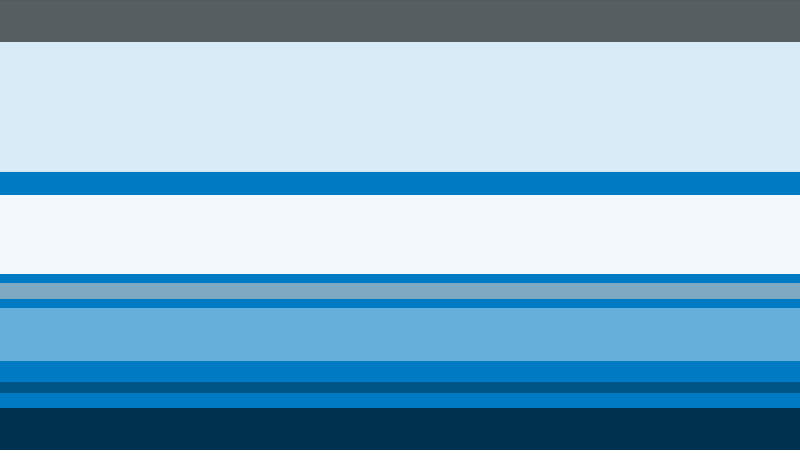
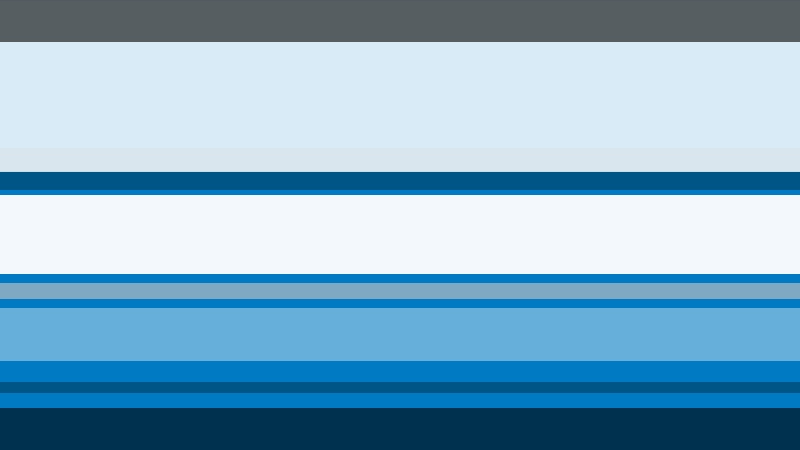
The second 800x450 image is a revision of the first. Changes to its layers:
added layer "Layer 3 copy 2" (30%) above "Layer 3" over [0, 148, 800, 190]
